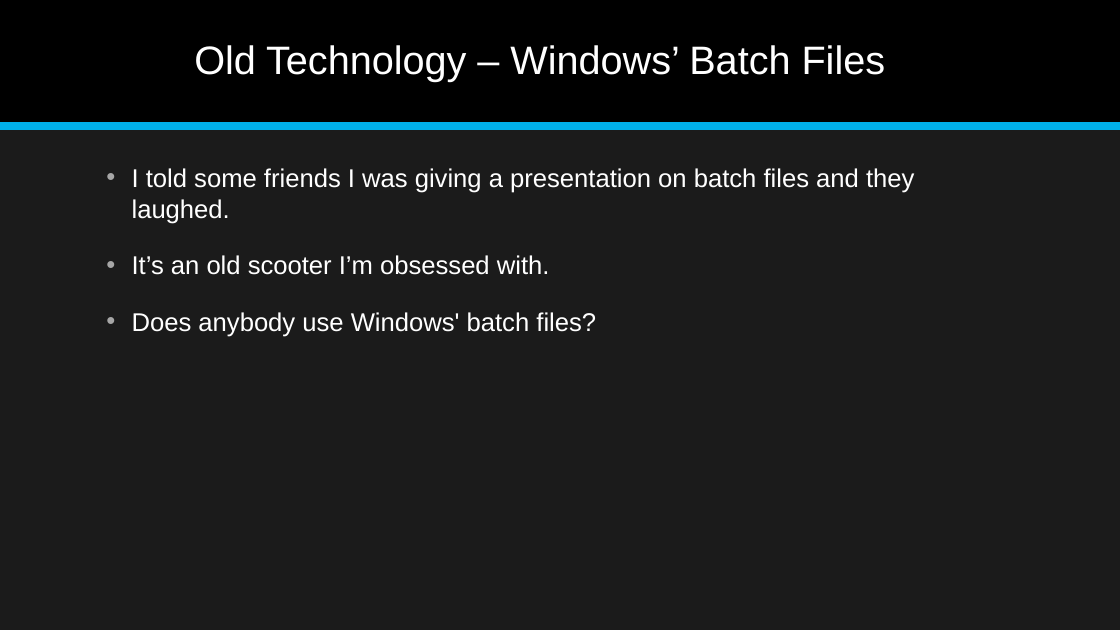
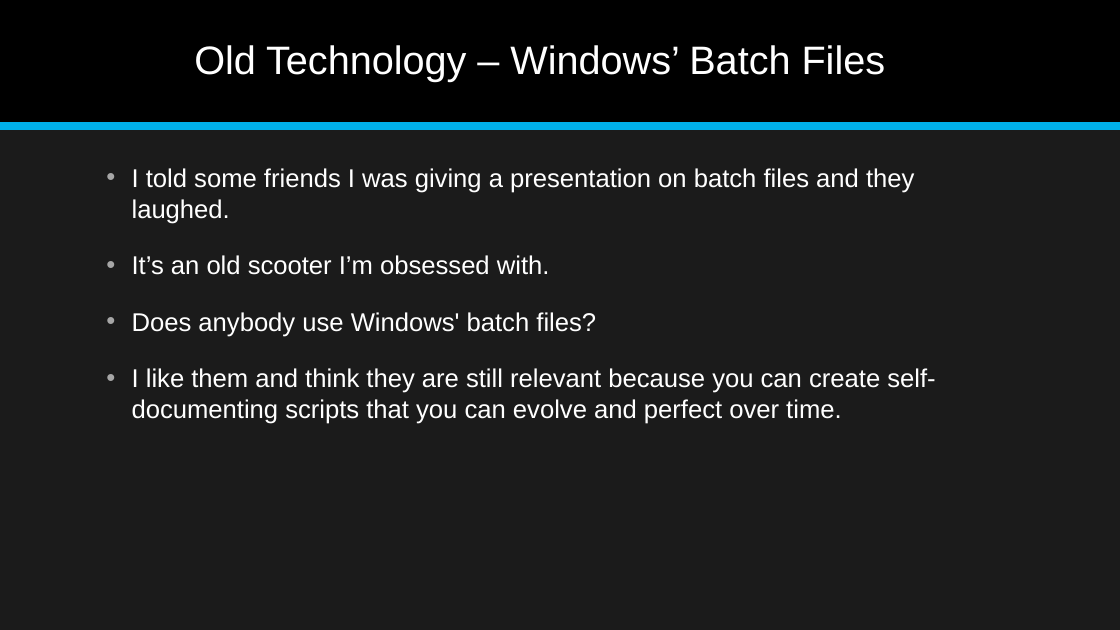
Before and after one commit to jonathan-r-jones/Composable-Batch-Files, a slide deck: slide 1 of Composable Batch File Helper.pptx. Drawn at 1120x630 pixels with LibreOffice and Linux fonts; fonts in the diff are those of the drawing. Boxes give left, top, right and bottom in pixels: in the first picture for what was removed or moved away, otherwise in the second. Text is boxed around its words. In the diff, an @@ line names an element or a change of style, - is before the commit and + after.

```diff
--- a/Composable Batch File Helper.pptx
+++ b/Composable Batch File Helper.pptx
@@ text at <box>132,368,935,424</box>: paragraph added @@
+• I like them and think they are still relevant because you can create self-documenting scripts that you can evolve and perfect over time.
```
Also in this commit, not shown: 2 other slides changed.
